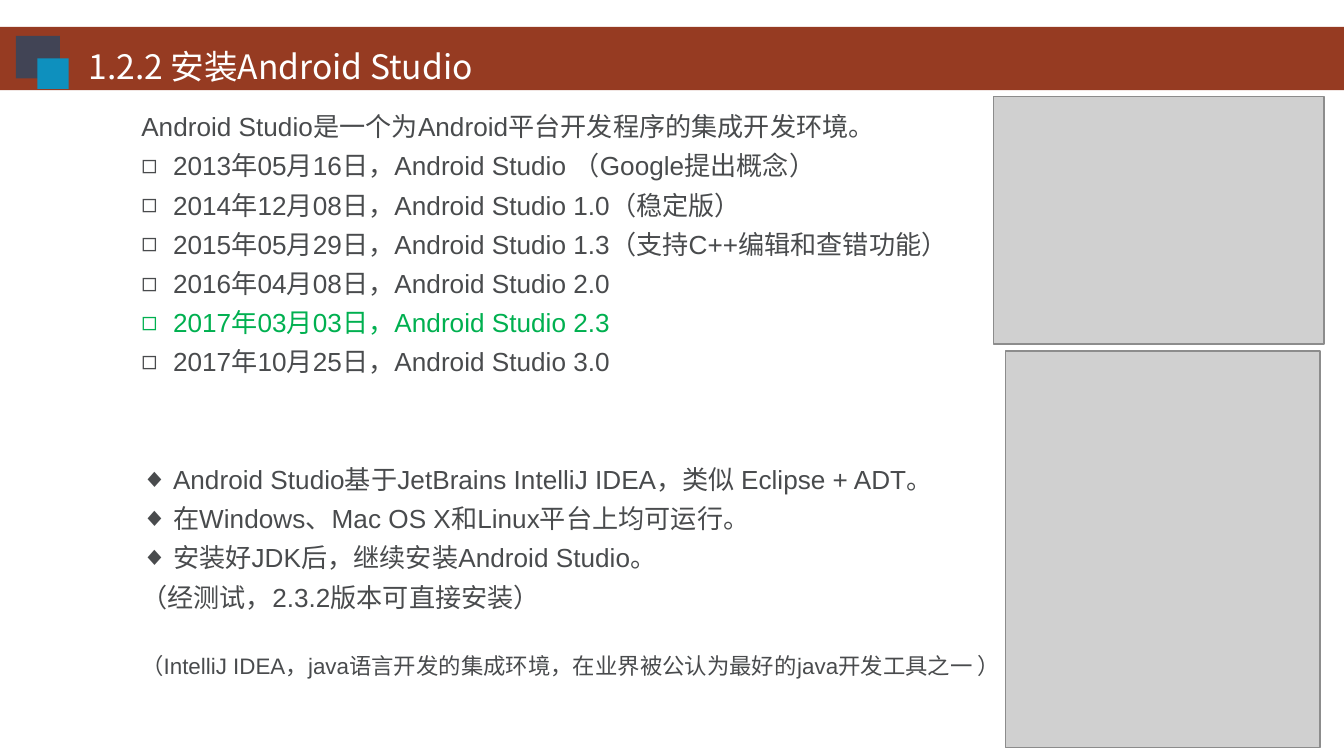
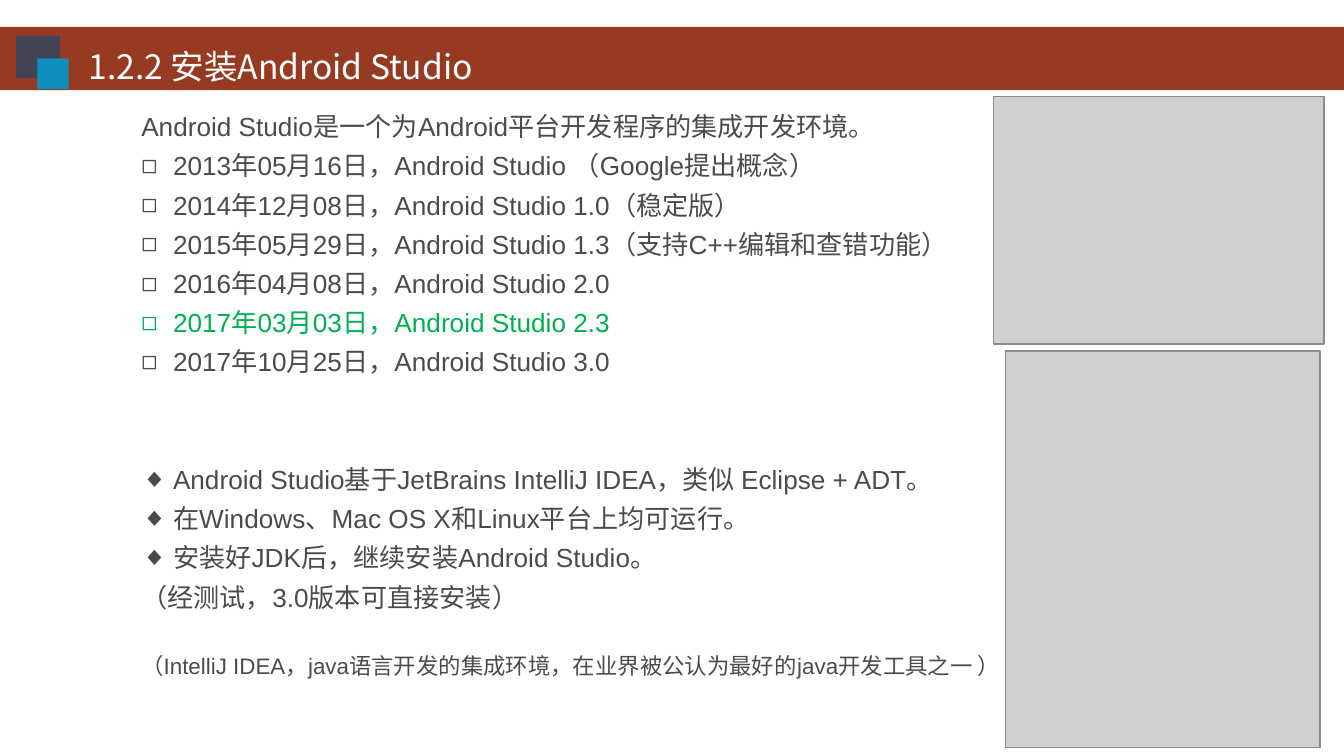
Before and after one commit to HBU/Android-PPT, a slide deck: slide 6 of 1.0 -- 配置环境 -- 第01章.ppt. Drawn at 1344x756 pixels with LibreOffice and Linux fonts; fonts in the diff are those of the drawing; grey boxes stand for pictures; background and template pictures are left out. Boxes give left, top, right and bottom in pixels: in the first picture for what was removed or moved away, otherwise in the second. Text is boxed around its words. In the diff, an @@ line names an element or a change of style, - is before the commit and + after.

Commit message:
更新Android Studio 为 3.0

```diff
--- a/1.0 -- 配置环境 -- 第01章.ppt
+++ b/1.0 -- 配置环境 -- 第01章.ppt
@@ text at bbox=[141, 585, 518, 610]: text changed @@
-（经测试，2.3.2版本可直接安装）
+（经测试，3.0版本可直接安装）
```
